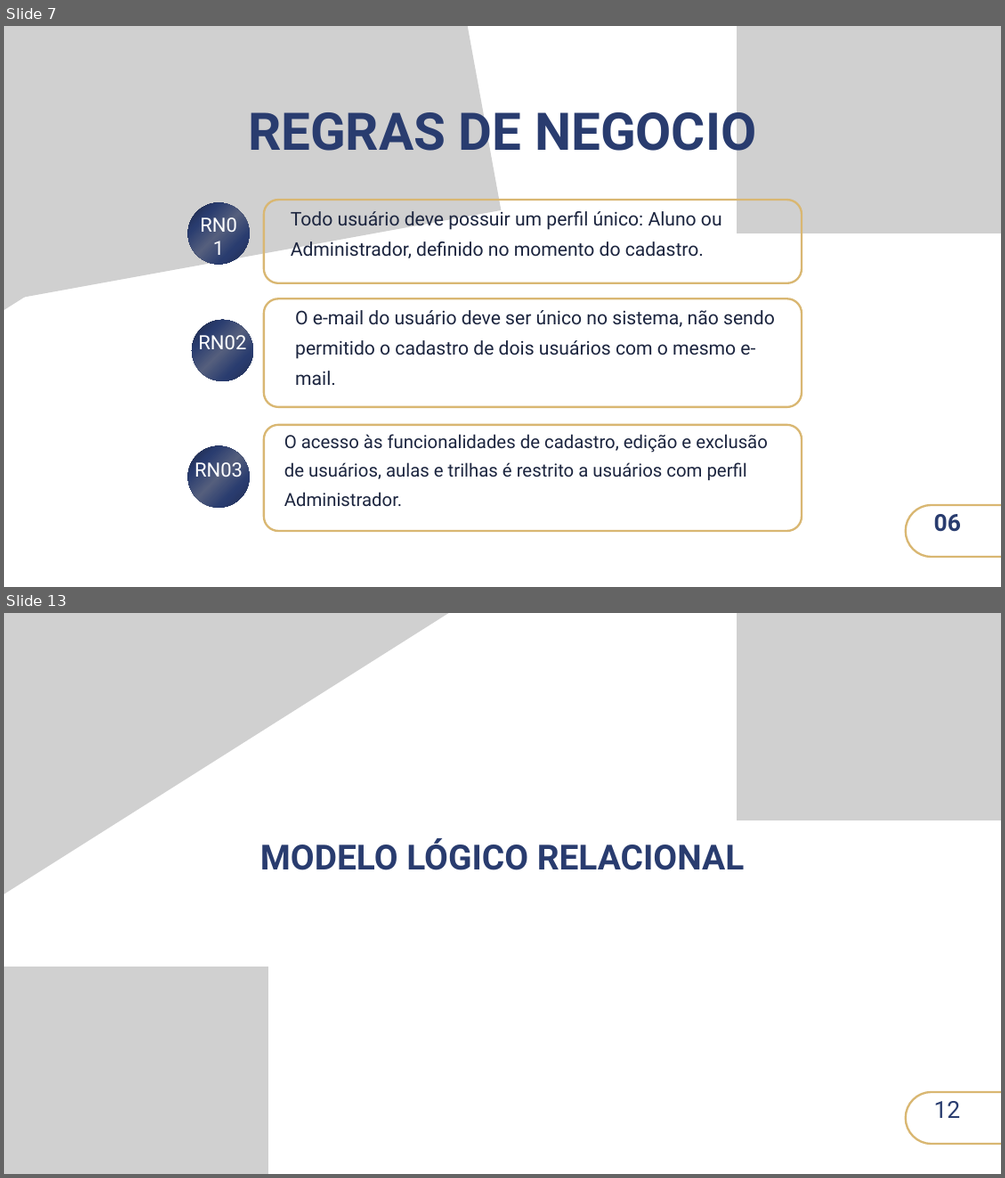
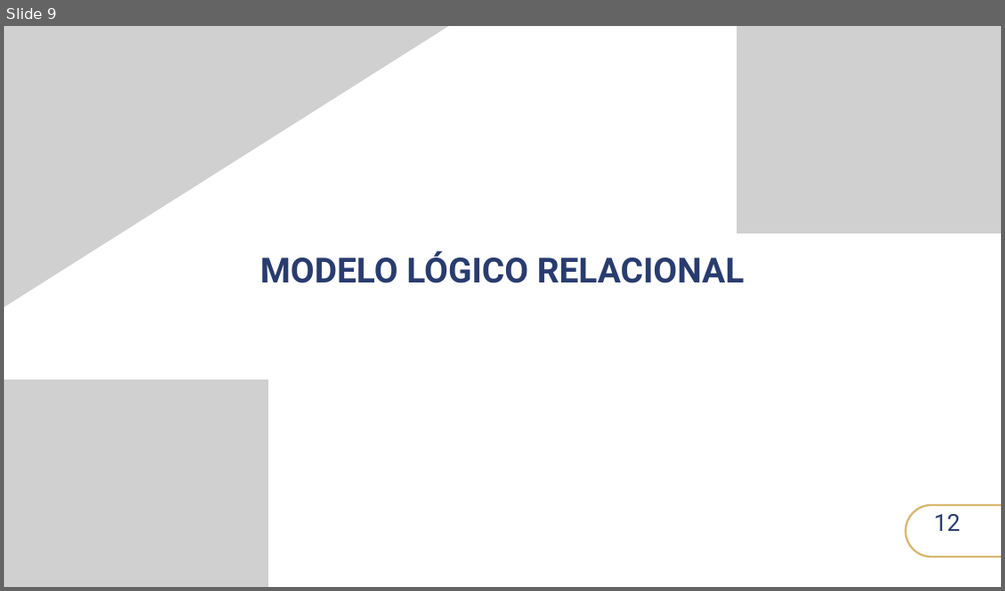
Before and after one commit to sophia-moura/destrava-projeto, a slide deck: Destrava banco de dados.pptx. Shown one above the other, each under a label of ours: slides 7 and 13 before the commit, slide 9 after it; the slides between them are not shown. The pictures are 1005x1178 and 1005x591 pixels, drawn with LibreOffice and Linux fonts; fonts in the diff are those of the drawing; grey boxes stand for pictures; background and template pictures are left out. Boxes give left, top, right and bottom in pixels: in the first picture for what was removed or moved away, otherwise in the second. Text is boxed around its words. In the diff, an @@ line names an element or a change of style, - is before the commit and + after.

```diff
--- a/Destrava banco de dados.pptx
+++ b/Destrava banco de dados.pptx
@@ slide 7 removed at bbox=[4, 26, 1001, 587], background picture (left out) @@
@@ picture removed at bbox=[4, 26, 502, 318] @@
@@ picture removed at bbox=[4, 26, 453, 318] @@
@@ picture removed at bbox=[736, 26, 1001, 233] @@
@@ text removed at bbox=[248, 103, 756, 163] @@
-REGRAS DE NEGOCIO
@@ freeform shape removed at bbox=[188, 202, 250, 264] @@
@@ freeform shape removed at bbox=[264, 200, 801, 282] @@
@@ text removed at bbox=[291, 211, 722, 258] @@
-Todo usuário deve possuir um perfil único: Aluno ou Administrador, definido no momento do cadastro.
@@ text removed at bbox=[196, 214, 242, 245] @@
-RN01
@@ freeform shape removed at bbox=[264, 298, 801, 407] @@
@@ text removed at bbox=[295, 310, 775, 385] @@
-O e-mail do usuário deve ser único no sistema, não sendo permitido o cadastro de dois usuários com o mesmo e-mail.
@@ freeform shape removed at bbox=[192, 320, 253, 381] @@
@@ text removed at bbox=[198, 331, 246, 349] @@
-RN02
@@ freeform shape removed at bbox=[264, 425, 801, 531] @@
@@ freeform shape removed at bbox=[188, 446, 250, 507] @@
@@ text removed at bbox=[284, 434, 768, 507] @@
-O acesso às funcionalidades de cadastro, edição e exclusão de usuários, aulas e trilhas é restrito a usuários com perfil Administrador.
@@ text removed at bbox=[194, 458, 243, 476] @@
-RN03
@@ freeform shape removed at bbox=[905, 505, 1001, 556] @@
@@ text removed at bbox=[934, 514, 961, 532] @@
-06
@@ what was slide 13 is now slide 9 @@
```
Also in this commit, not shown: 2 slides changed, 5 slides added, 10 other slides removed.
